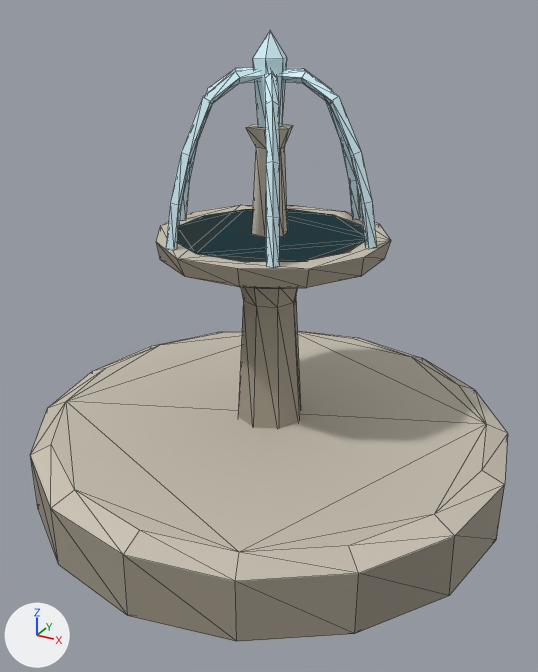
A saved change to the glTF model models/decor/fountain.glb.
Before and after are seen from a 50 mm lens placed at (0.745, -1.361, 1.038), pointed at (0.022, -0.047, 0.381). Every picture has the same lights, and +X, +Y and +Z are marked at lower left. The older version comes first. Mesh edges are drawn as thin lines. Where no turn or scale is listed for an object, it has been applied to the vertices. Vertices at exactly the same position are counted once.

Objects in the first picture: 'base', 'water_m'.
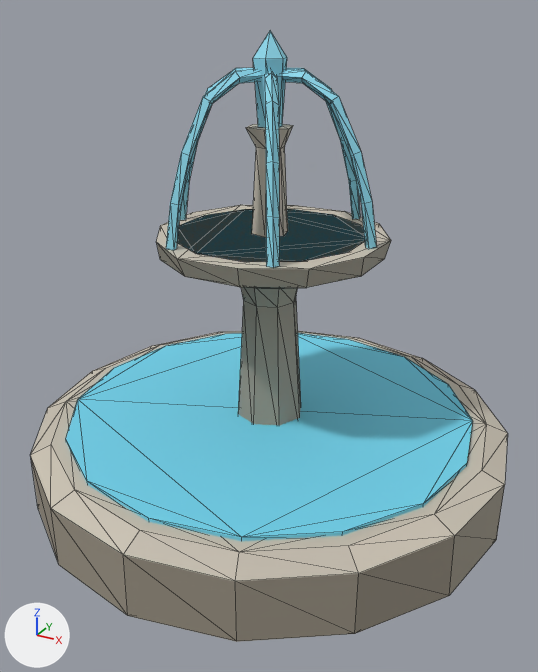
Boxes (x1, y1, x2, y2) around the edits, measured in the pictures (538 x 672 px; the box of a moved part takes in the faces that stretch with it):
part 1 of me_base, moved or reshaped (not visible before): after (66, 333, 473, 541)
part 2 of me_water, recoloured: (166, 59, 377, 267) in both
part 3 of me_water, recoloured: (170, 31, 372, 267) in both

The edits, one by one:
me_base has 182 vertices, 340 faces and spans x -0.55..0.55, y -0.552..0.552, z -0.41..0.41.
me_base is used by ob_base; location (0.0, 0.0, 0.41).
me_base part 1: the loose piece of 32 vertices spanning x -0.481..0.479, y -0.481..0.479, z -0.29..-0.275 is scaled about its middle by (0.979, 0.979, 1.2), then moved by (0.0, 0.0, 0.032).
me_water has 151 vertices, 286 faces and spans x -0.242..0.242, y -0.209..0.209, z -0.201..0.201.
me_water is used by ob_water_m; location (-0.001, -0.001, 0.799).
me_water part 2: 136 faces centred in x -0.233..0.233, y -0.204..0.201, z -0.199..0.168 are repainted in the vertex colours; the middle colour goes from cyan #d5f4fe to cyan #8edbef.
me_water part 3: 150 faces centred in x -0.229..0.221, y -0.2..0.204, z -0.199..0.168 are repainted in the vertex colours; the middle colour goes from pale blue #d7f6ff to cyan #90ddf1.
